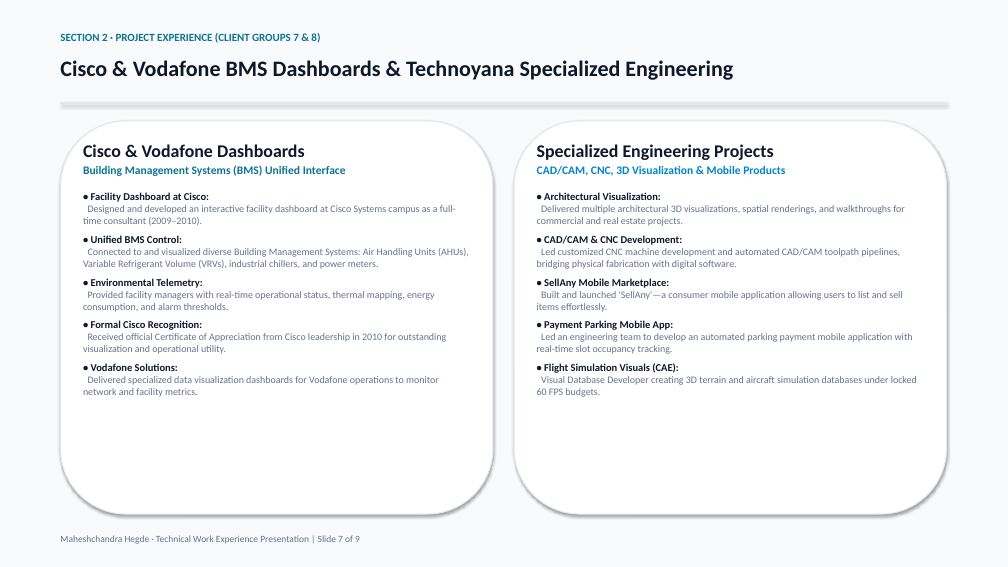
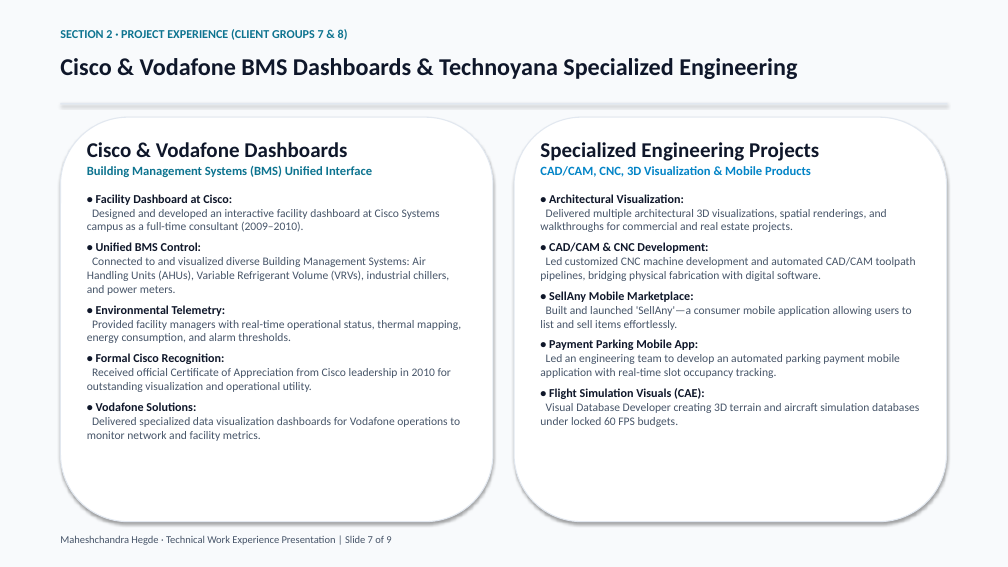
Before and after one commit to hegdemahesh/hegdemahesh.github.io, a slide deck: slide 7 of obayashi_it_presentation/Obayashi_Senior_Manager_IT_Presentation_Maheshchandra_Hegde.pptx. Drawn at 1008x567 pixels with LibreOffice and Linux fonts; fonts in the diff are those of the drawing. Boxes give left, top, right and bottom in pixels: in the first picture for what was removed or moved away, otherwise in the second. Text is boxed around its words. In the diff, an @@ line names an element or a change of style, - is before the commit and + after.

```diff
--- a/obayashi_it_presentation/Obayashi_Senior_Manager_IT_Presentation_Maheshchandra_Hegde.pptx
+++ b/obayashi_it_presentation/Obayashi_Senior_Manager_IT_Presentation_Maheshchandra_Hegde.pptx
@@ text "SECTION 2 · PROJECT EXPERIENCE ..." at [60,29,348,40]: size 10.5 to 11.5 pt @@
@@ text "Cisco & Vodafone BMS Dashboards ..." at [60,58,797,79]: size 21 to 23 pt @@
@@ rounded rectangle: place and size @@
-rounded rectangle at [60,121,493,514]
+rounded rectangle at [60,117,493,522]
@@ rounded rectangle: place and size @@
-rounded rectangle at [514,121,947,514]
+rounded rectangle at [514,117,947,522]
@@ text "Cisco & Vodafone Dashboards" at [87,142,461,441]: size 17 to 20 pt in "Cisco & Vodafone Dashboards"; size 11 to 12 pt in "Building Management Systems (BMS) Unified Interface"; size 10 to 11.5 pt in "• Facility Dashboard at Cisco:", "• Unified BMS Control:", "• Environmental Telemetry:", "• Formal Cisco Recognition:" and 1 more places; size 9.5 to 11 pt, text colour #64748B to #475569 in "Designed and developed an interactive facility dashboard ...", "Connected to and visualized diverse Building Management ...", "Provided facility managers with real-time operational status ...", "Received official Certificate of Appreciation from Cisco ..." and 1 more places @@
@@ text "Specialized Engineering Projects" at [540,142,919,427]: size 17 to 20 pt in "Specialized Engineering Projects"; size 11 to 12 pt in "CAD/CAM, CNC, 3D Visualization & Mobile Products"; size 10 to 11.5 pt in "• Architectural Visualization:", "• CAD/CAM & CNC Development:", "• SellAny Mobile Marketplace:", "• Payment Parking Mobile App:" and 1 more places; size 9.5 to 11 pt, text colour #64748B to #475569 in "Delivered multiple architectural 3D visualizations, spatial  ...", "Led customized CNC machine development and automated ...", "Built and launched 'SellAny'—a consumer mobile application ...", "Led an engineering team to develop an ..." and 1 more places @@
@@ text "Maheshchandra Hegde · Technical Work ..." at [60,535,391,545]: size 9 to 10 pt, text colour #64748B to #475569 @@
```
Also in this commit, not shown: 8 other slides changed, 4 other files.
